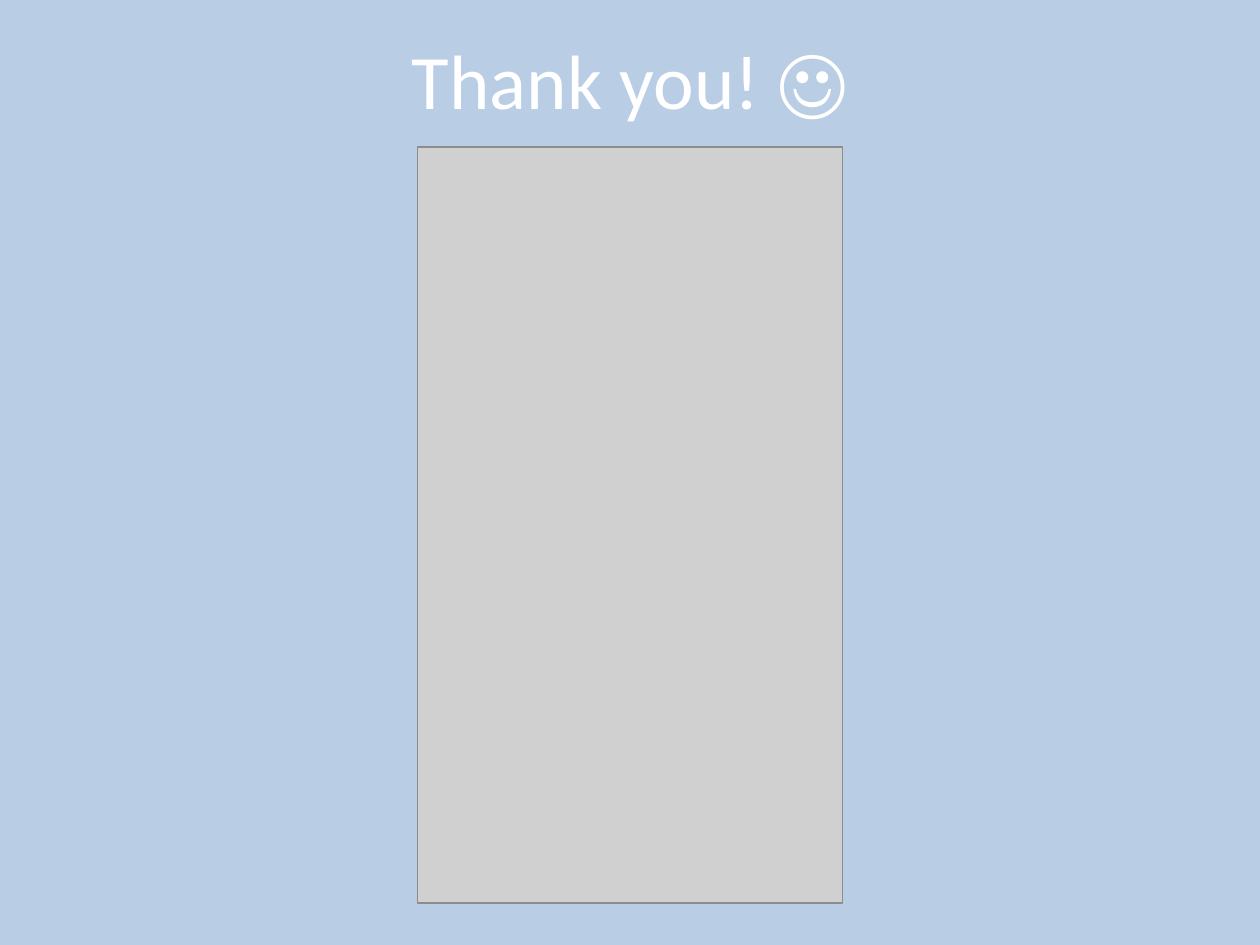
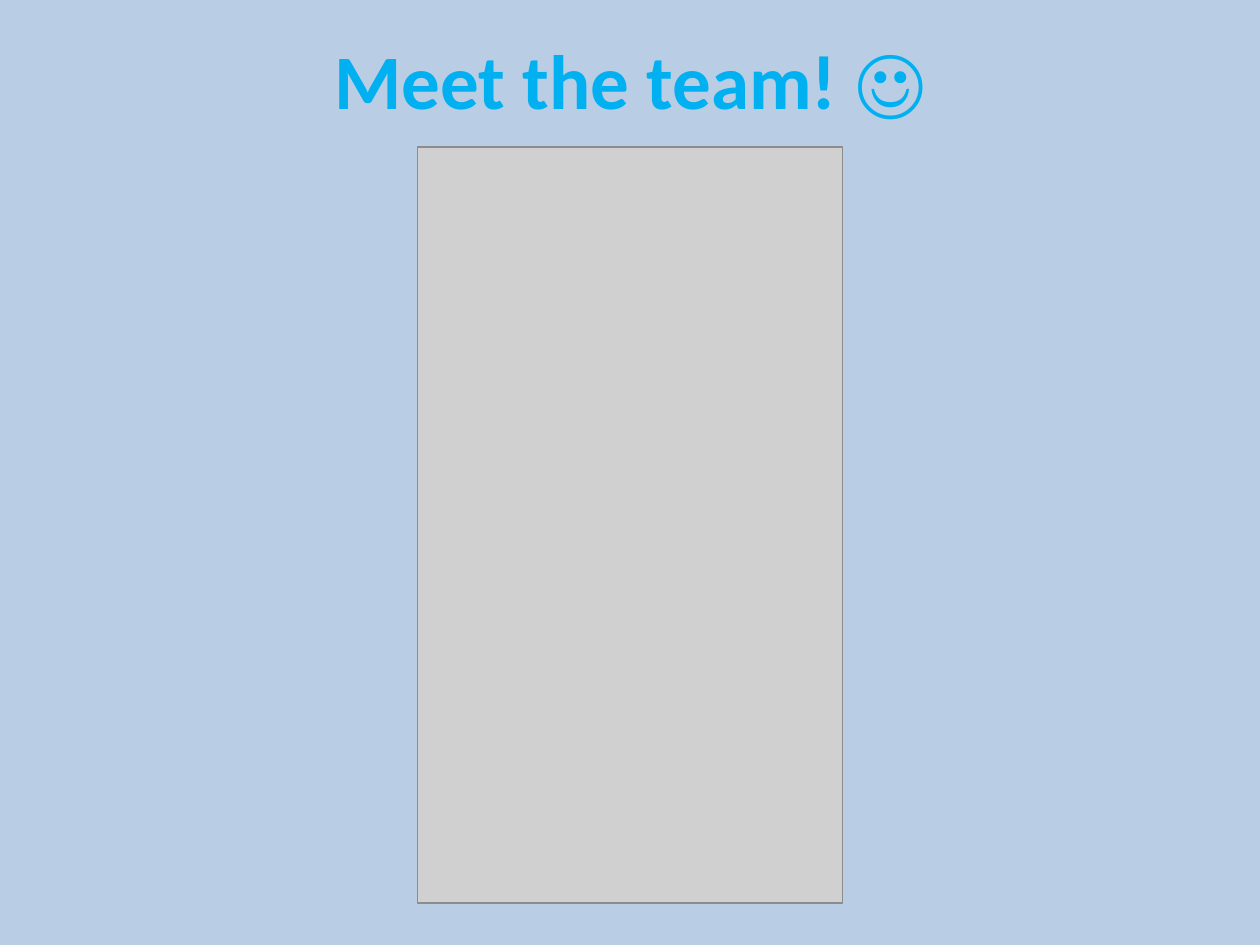
Before and after one commit to mockingjas/OWL, a slide deck: slide 8 of OWL.pptx. Drawn at 1260x945 pixels with LibreOffice and Linux fonts; fonts in the diff are those of the drawing; grey boxes stand for pictures. Boxes give left, top, right and bottom in pixels: in the first picture for what was removed or moved away, otherwise in the second. Text is boxed around its words. In the diff, an @@ line names an element or a change of style, - is before the commit and + after.

Commit message:
OCness changes.

```diff
--- a/OWL.pptx
+++ b/OWL.pptx
@@ title at [334, 55, 837, 110]: text changed; text colour #FFFFFF to #00B0F0; bold on @@
-Thank you! ☺
+Meet the team! ☺
```
